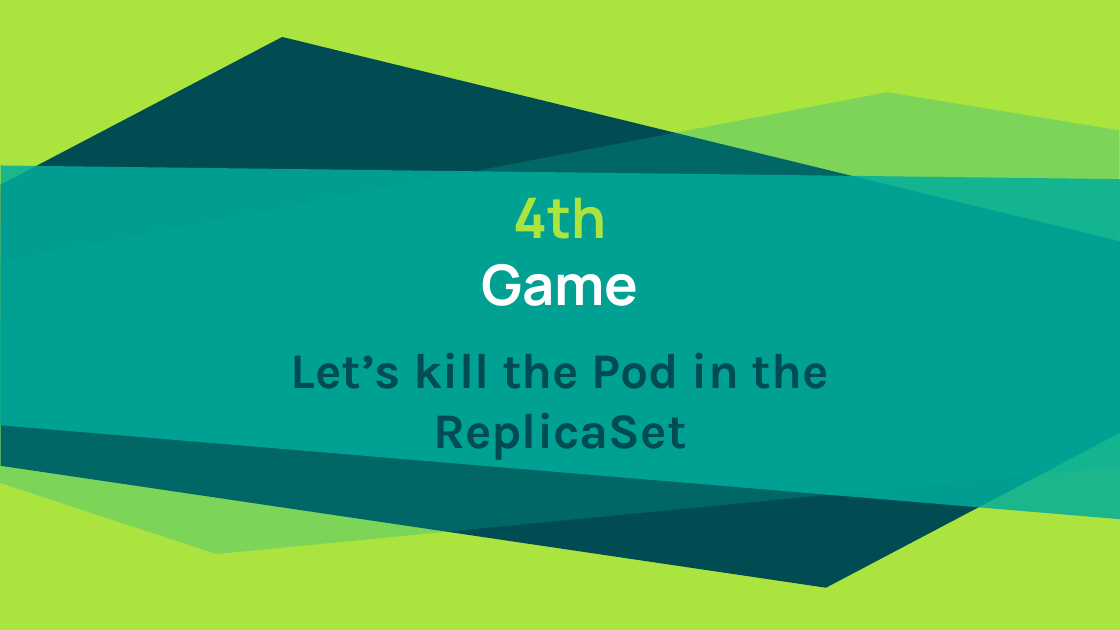
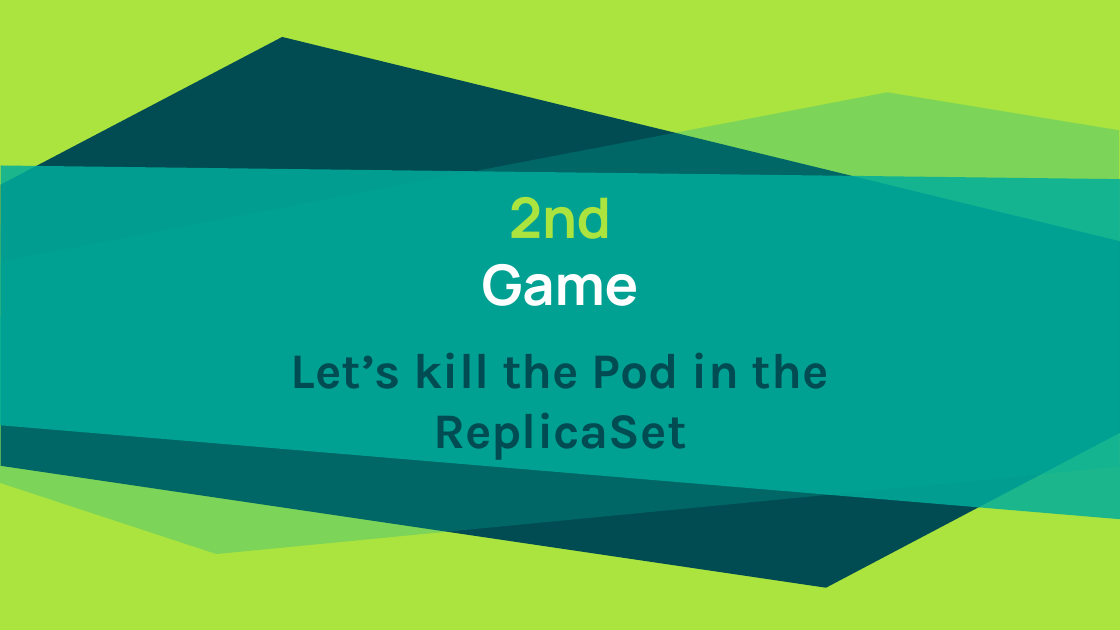
Before and after one commit to patrocinio/chaos-monkey-playing-ping-pong, a slide deck: slide 10 of v2/Presentation/Kubernetes-Resilience.pptx (slide 17 before the commit). Drawn at 1120x630 pixels with LibreOffice and Linux fonts; fonts in the diff are those of the drawing. Boxes give left, top, right and bottom in pixels: in the first picture for what was removed or moved away, otherwise in the second. Text is boxed around its words. In the diff, an @@ line names an element or a change of style, - is before the commit and + after.

```diff
--- a/v2/Presentation/Kubernetes-Resilience.pptx
+++ b/v2/Presentation/Kubernetes-Resilience.pptx
@@ title at (x1=509, y1=197, x2=611, y2=239): text changed @@
-4th
+2nd
```
Also in this commit, not shown: 5 other slides changed, 7 slides removed.
